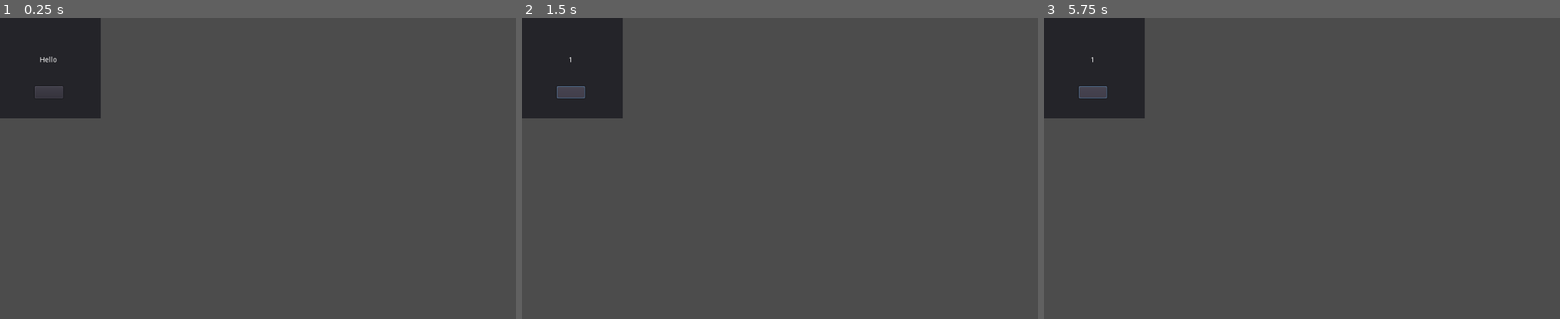
Above: before the commit, frames 1-3 (left to right).
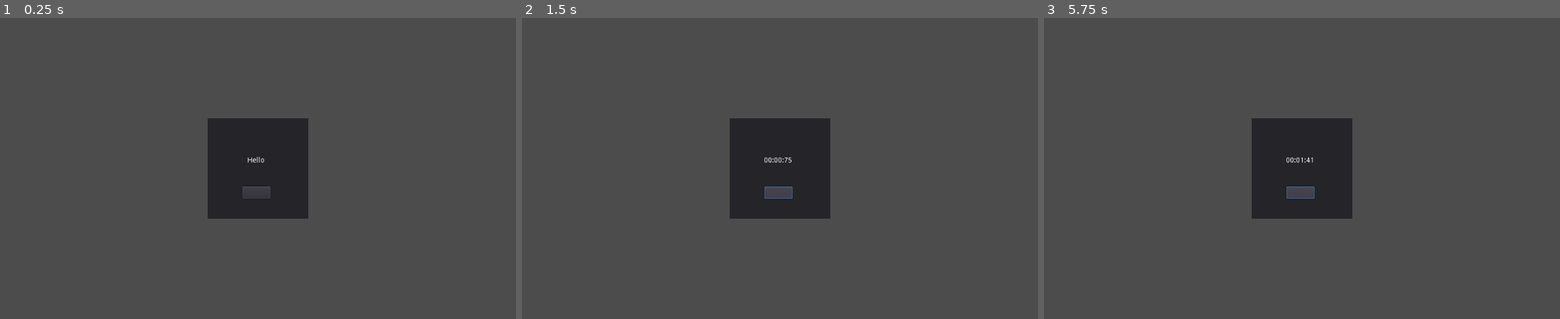
Above: after the commit, the same moments.

Repository: J-Gann/Computer-Games
Game: Godot game, scene res://Panel.tscn
The game is run twice, just before and just after one commit, with the same random seed, the same clock (stepped at 60 frames per second) and the same inputs.
Inputs (mouse positions are in pixels of both pictures, inside the frame that each line leads up to; where the layout moved, square brackets give the same spot in the first picture):
- Up to frame 1 (0.25 s): no input
- Up to frame 2 (1.5 s): click (780, 192) [568, 93] at 0.5 s; click (780, 192) [568, 93] at 1.25 s
- Up to frame 3 (5.75 s): click (1302, 192) [1090, 93] at 2 s; tap Enter at 3.5 s; tap Space at 4.25 s

The runs differ from the first frame. In frame 1, 13% of the frame differs, in the area x 0-60%, y 0-67%; in frame 2, 13%; in frame 3, 13%.

Commit message:
string formatting

Diff:
--- a/ex01/Panel.tscn
+++ b/ex01/Panel.tscn
@@ -3,10 +3,14 @@
 [ext_resource path="res://new_gdscript.gd" type="Script" id=1]
 
 [node name="Panel" type="Panel"]
-anchor_right = 0.195
-anchor_bottom = 0.333
-margin_right = 0.319992
-margin_bottom = 0.199997
+anchor_left = 0.5
+anchor_top = 0.5
+anchor_right = 0.5
+anchor_bottom = 0.5
+margin_left = -100.0
+margin_top = -100.0
+margin_right = 100.0
+margin_bottom = 100.0
 script = ExtResource( 1 )
 
 [node name="Label" type="Label" parent="."]
--- a/ex01/new_gdscript.gd
+++ b/ex01/new_gdscript.gd
@@ -14,7 +14,7 @@
 	if active:
 		time = time + delta
 		var my_label = $Label
-		my_label.text = String(round(time))
+		my_label.set_text(_format_seconds(time))
 
 func _on_Button_button_up():
 	if active:
@@ -23,6 +23,12 @@
 	else:
 		active = 1
 
+func _format_seconds(time : float) -> String:
+	var minutes := time / 60
+	var seconds := fmod(time, 60)
+	var milliseconds := fmod(time, 1) * 100
+	return "%02d:%02d:%02d" % [minutes, seconds, milliseconds]
+
 # Why is it important to know the time between two frames in a game?
 # The reason is, that computation times for frames can be different
 # and time dependant actions in the game like movement have to infer
